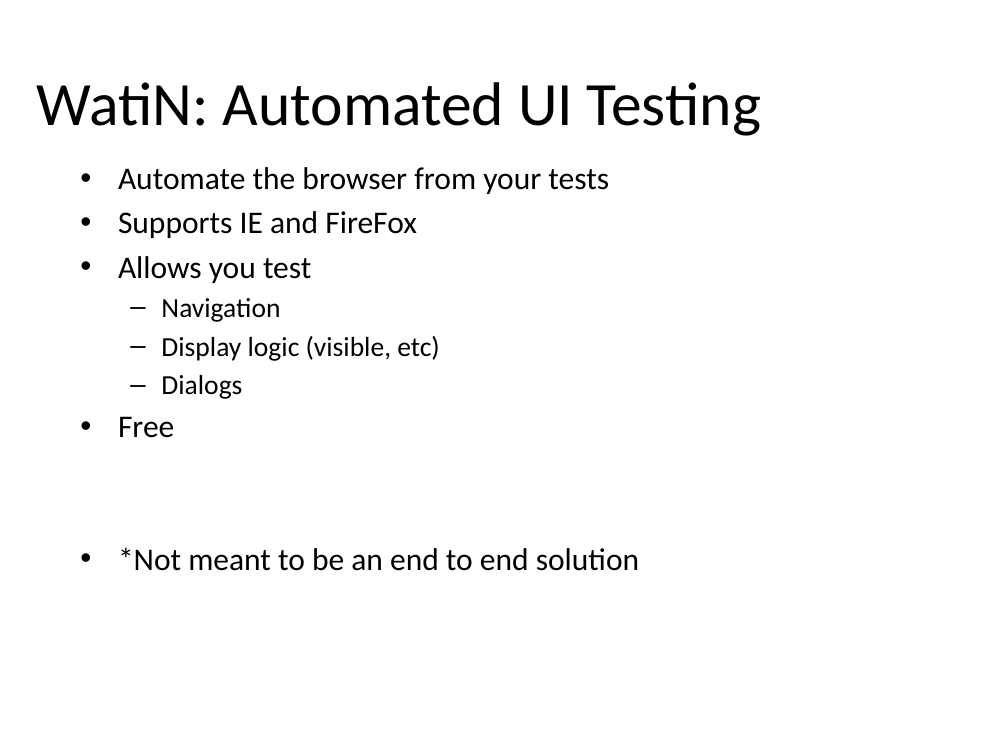
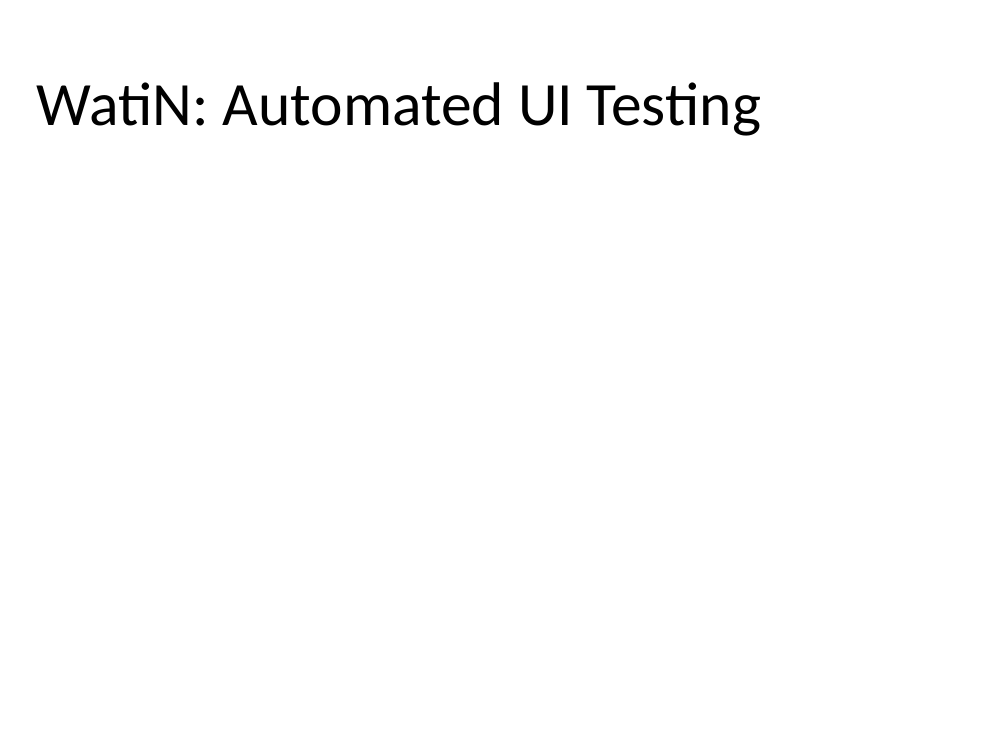
Before and after one commit to kburnell/TestDrivingASP.NETMVC, a slide deck: slide 24 of TestDrivingASP.NETMVC.pptx. Drawn at 1008x756 pixels with LibreOffice and Linux fonts; fonts in the diff are those of the drawing; background and template pictures are left out. Boxes give left, top, right and bottom in pixels: in the first picture for what was removed or moved away, otherwise in the second. Text is boxed around its words. In the diff, an @@ line names an element or a change of style, - is before the commit and + after.

```diff
--- a/TestDrivingASP.NETMVC.pptx
+++ b/TestDrivingASP.NETMVC.pptx
@@ text removed at (x1=118, y1=167, x2=639, y2=571) @@
-• Automate the browser from your tests
-• Supports IE and FireFox
-• Allows you test
-  – Navigation
-  – Display logic (visible, etc)
-  – Dialogs
-• Free
-• *Not meant to be an end to end solution
```
Also in this commit, not shown: 1 other slide changed, 2 slides added, 2 slides removed, 16 other files.
